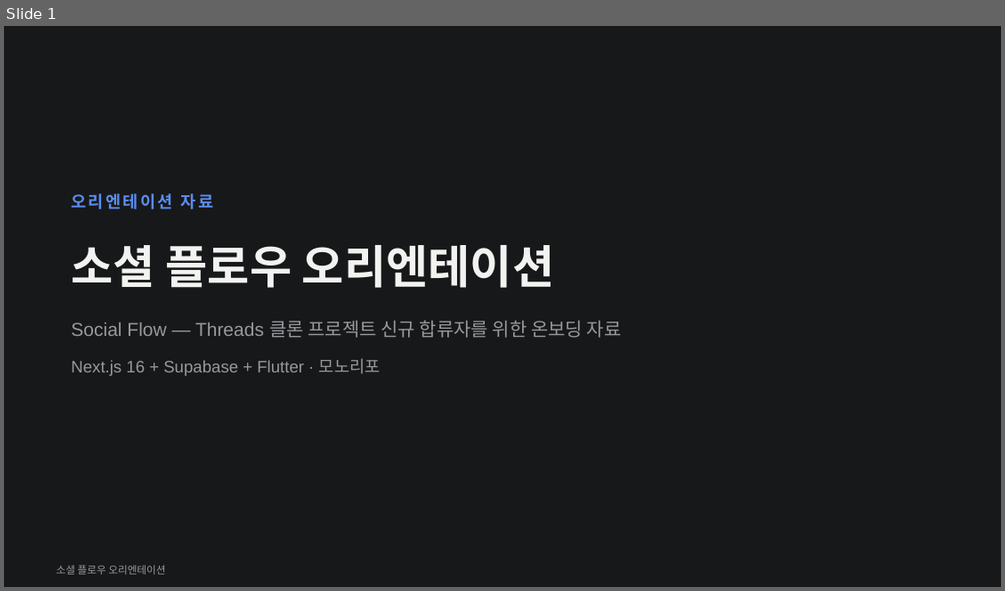
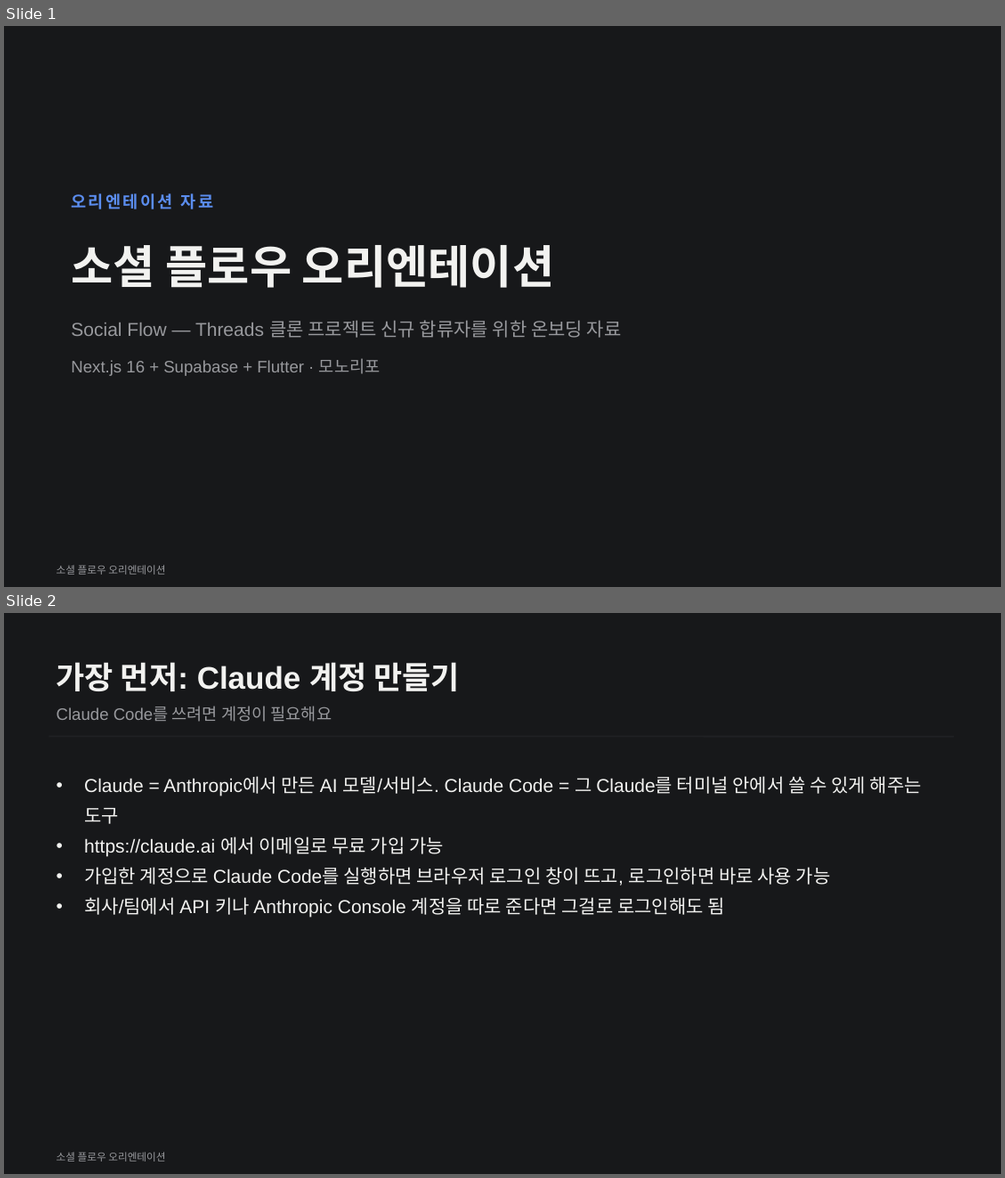
Before and after one commit to white100s/social_flow, a slide deck: docs/social-flow-orientation.pptx. Shown one above the other, each under a label of ours: slide 1 before the commit, slides 1 and 2 after it. The pictures are 1005x591 and 1005x1178 pixels, drawn with LibreOffice and Linux fonts; fonts in the diff are those of the drawing. Boxes give left, top, right and bottom in pixels: in the first picture for what was removed or moved away, otherwise in the second. Text is boxed around its words. In the diff, an @@ line names an element or a change of style, - is before the commit and + after.

Commit message:
Add Claude/Claude Code setup slides and a fundamentals appendix to the deck
Installation walkthrough (Claude account + Claude Code npm install) now
opens the deck since every later exercise assumes it's set up. Closes with
an appendix of recommended sites/books for building fundamentals from
scratch.

```diff
--- a/docs/social-flow-orientation.pptx
+++ b/docs/social-flow-orientation.pptx
@@ slide 2 added at <box>4,613,1001,1174</box>, background #17181A @@
@@ text added at <box>57,662,461,691</box>, 30 pt, text #F2F2F0, bold @@
+가장 먼저: Claude 계정 만들기
@@ text added at <box>57,706,332,722</box>, 16 pt, text #98999D @@
+Claude Code를 쓰려면 계정이 필요해요
@@ line added from (48, 737) to (954, 737), #202124 1.5 pt @@
@@ text added at <box>84,776,922,917</box>, 18 pt, text #F2F2F0 @@
+• Claude = Anthropic에서 만든 AI 모델/서비스. Claude Code = 그 Claude를 터미널 안에서 쓸 수 있게 해주는 도구
+• https://claude.ai 에서 이메일로 무료 가입 가능
+• 가입한 계정으로 Claude Code를 실행하면 브라우저 로그인 창이 뜨고, 로그인하면 바로 사용 가능
+• 회사/팀에서 API 키나 Anthropic Console 계정을 따로 준다면 그걸로 로그인해도 됨
@@ text added at <box>57,1151,165,1161</box>, 10 pt, text #98999D @@
+소셜 플로우 오리엔테이션
```
Also in this commit, not shown: 4 other slides added, 1 other file.
